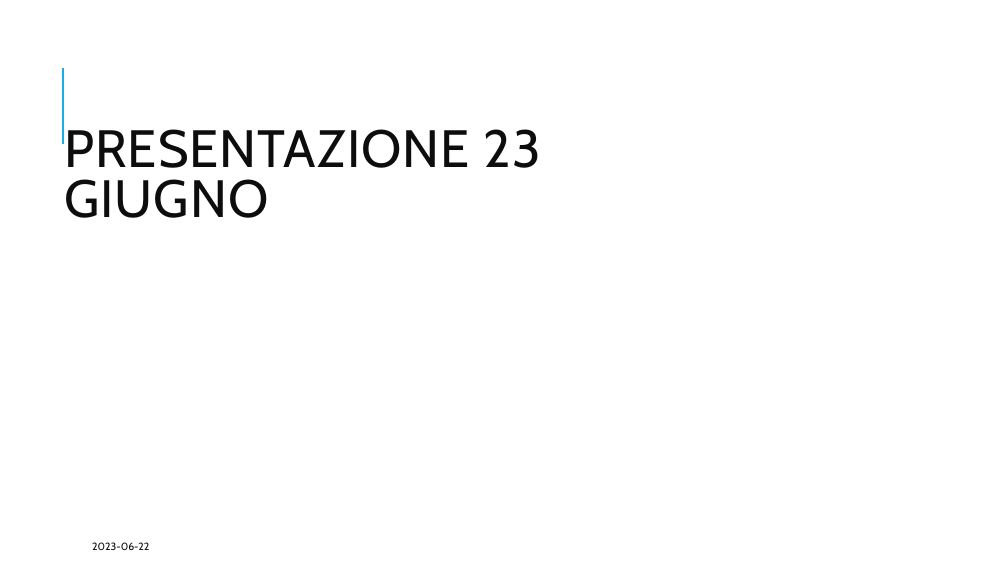
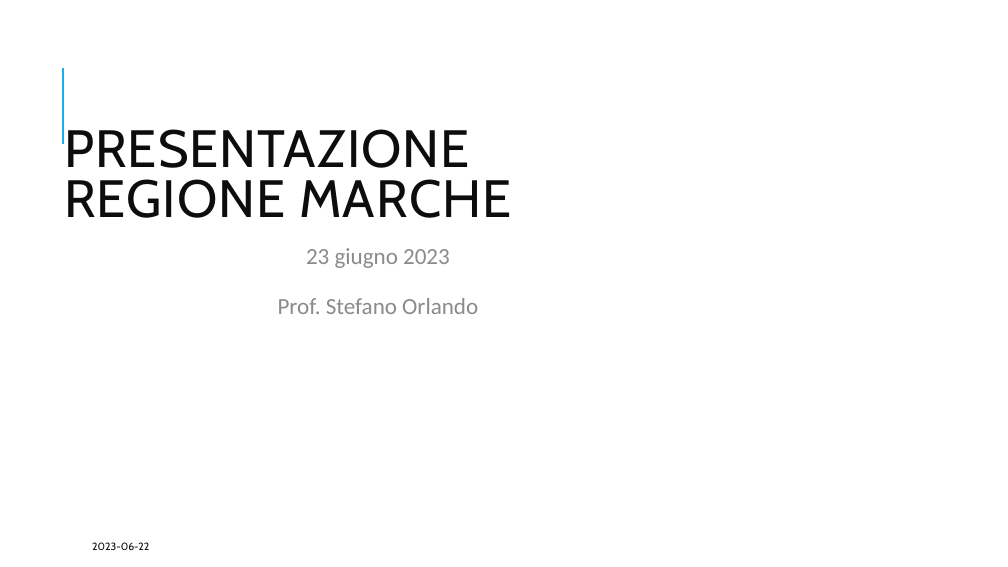
Before and after one commit to steorlando/marche_health, a slide deck: slide 1 of code/D.presentazione_ppt.pptx. Drawn at 1008x567 pixels with LibreOffice and Linux fonts; fonts in the diff are those of the drawing. Boxes give left, top, right and bottom in pixels: in the first picture for what was removed or moved away, otherwise in the second. Text is boxed around its words. In the diff, an @@ line names an element or a change of style, - is before the commit and + after.

```diff
--- a/code/D.presentazione_ppt.pptx
+++ b/code/D.presentazione_ppt.pptx
@@ title at box(64, 129, 511, 218): text changed @@
-PRESENTAZIONE 23 GIUGNO
+PRESENTAZIONE REGIONE MARCHE
@@ subtitle added at box(278, 248, 478, 314), 22 pt, text #8C8C8C @@
+23 giugno 2023
+Prof. Stefano Orlando
```
Also in this commit, not shown: 1 other slide changed, 3 other files.
